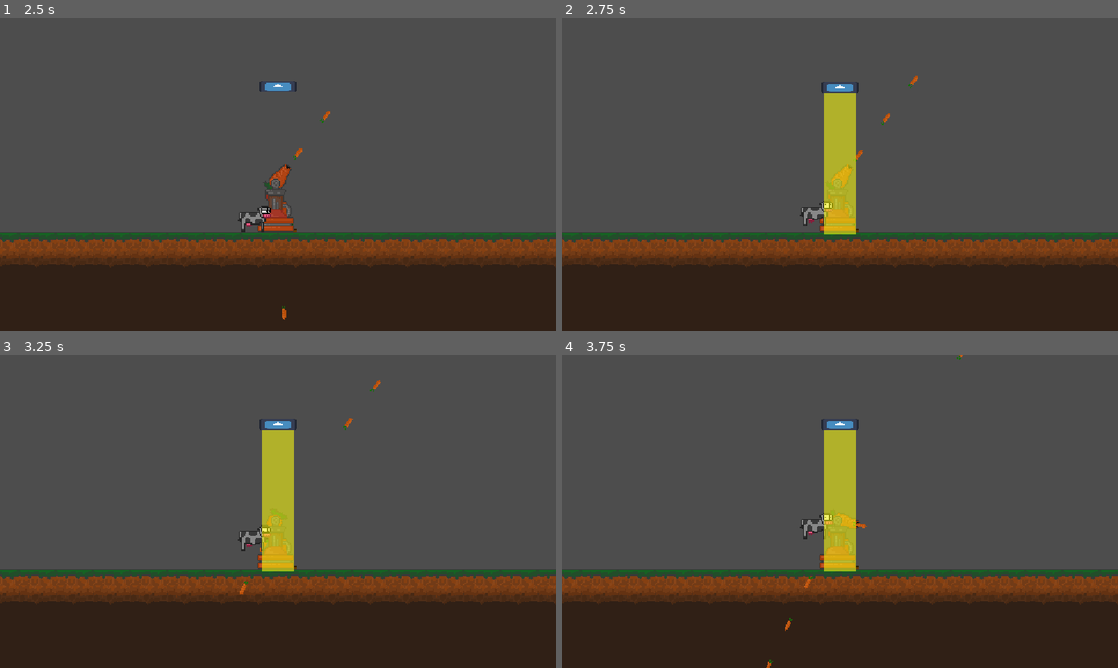
Above: before the commit, frames 1-4 (two rows, left to right).
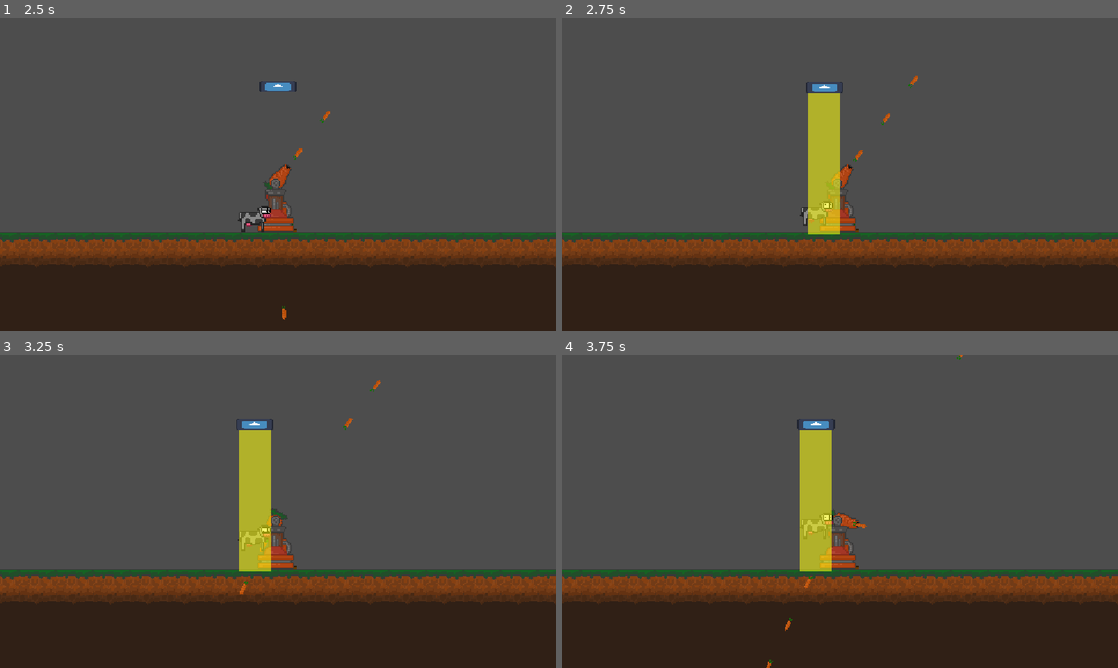
Above: after the commit, the same moments.

Repository: Luminescent-Cheese/district-jam-VII
Game: Godot game, scene res://game.tscn
Two runs of this game, one before a commit and one after it. Both use one fixed random seed, a clock stepped at 60 frames per second and the inputs below. The engine's default icon, where the game draws it, is replaced by a stand-in: a white triangle on a blue panel in a dark square.
Inputs (mouse positions are in pixels of both pictures, inside the frame that each line leads up to):
- Up to frame 1 (2.5 s): move the mouse to (278, 227) at 0.52 s; click (278, 227) at 0.6 s; move the mouse to (278, 218) at 1.27 s; click (278, 218) at 1.35 s; move the mouse to (333, 105) at 2.02 s; click (333, 105) at 2.1 s
- Up to frame 2 (2.75 s): no input
- Up to frame 3 (3.25 s): move the mouse to (250, 574) at 2.77 s; click (250, 574) at 2.85 s
- Up to frame 4 (3.75 s): move the mouse to (1006, 558) at 3.52 s; click (1006, 558) at 3.6 s

Frame 1 is identical in both runs. In frame 2, 2.8% of the frame differs, in the area x 43-54%, y 20-70%; in frame 3, 4.0%; in frame 4, 4.2%, in the area x 42-54%, y 20-70%.

Commit message:
ufo adjusts to cow position while beaming up

Diff:
--- a/ufo.gd
+++ b/ufo.gd
@@ -24,6 +24,7 @@
 
 func _physics_process(delta: float) -> void:
 	if cow_in_beam:
+		center_on_cow(delta)
 		return
 
 	time_doing_action += delta
@@ -56,6 +57,10 @@
 			cow_in_beam = cow
 			break
 
+func center_on_cow(delta):
+	var target_x = cow_in_beam.global_position.x
+	global_position.x = lerp(global_position.x, target_x, 5 * delta)
+
 func move():
 	var bounds = CoordsUtils.get_camera_bounds(player_camera)
 	if (global_position.x < bounds.min_x):
